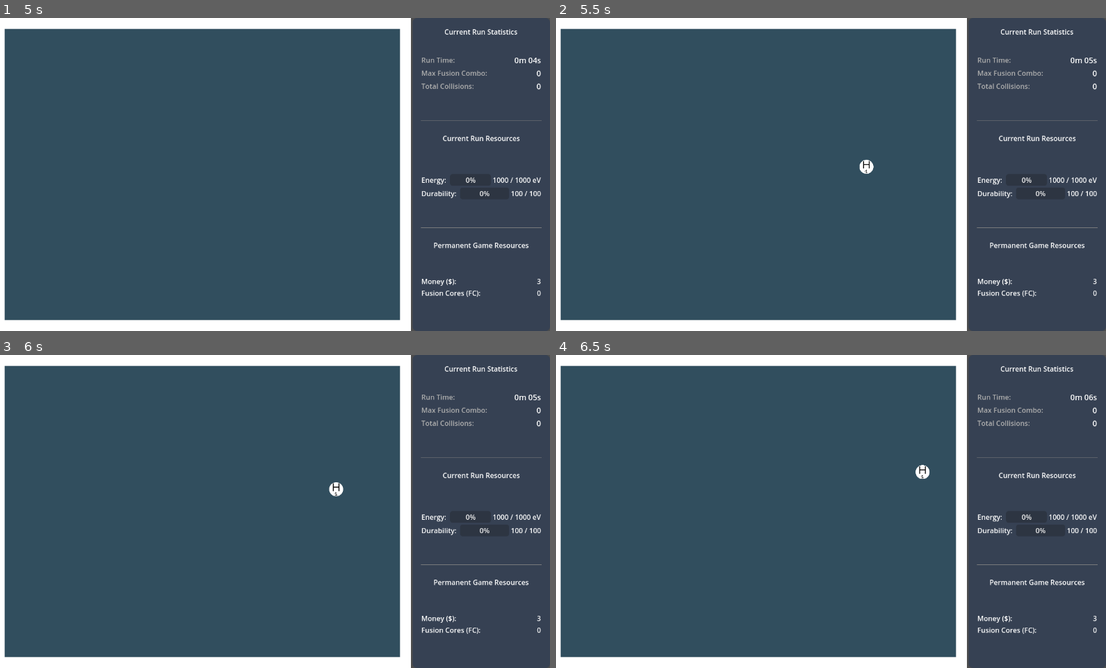
Above: before the commit, frames 1-4 (two rows, left to right).
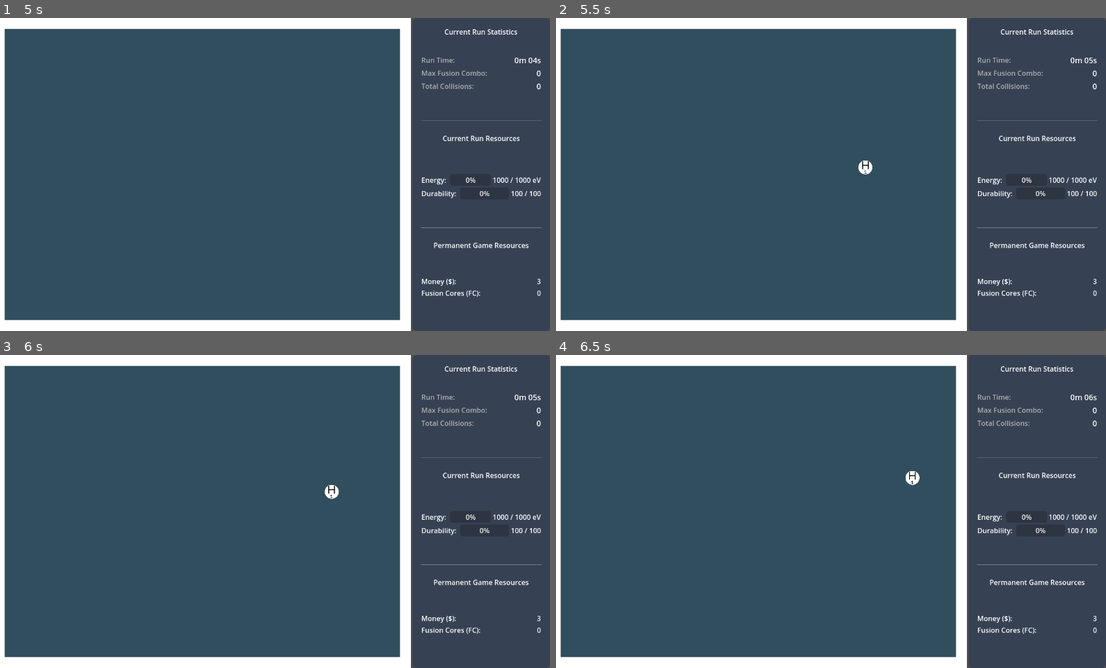
Above: after the commit, the same moments.

Repository: LionelEisenberg/FusionForge
Game: Godot game, scene res://scenes/main/main_game.tscn
Two runs of this game, one before a commit and one after it. Both use one fixed random seed, a clock stepped at 60 frames per second and the inputs below.
Inputs:
- Up to frame 1 (5 s): tap Enter at 0.5, 2, 3.5 s; tap Space at 1.25, 2.75, 4.25 s
- Up to frame 2 (5.5 s): no input
- Up to frame 3 (6 s): no input
- Up to frame 4 (6.5 s): no input

Frame 1 is identical in both runs. In frame 2, less than 0.1% of the frame differs, in the area x 54-58%, y 45-50%; in frame 3, 0.1%; in frame 4, 0.2%, in the area x 63-68%, y 35-42%.

Commit message:
Update to use Momentum instead of kinetic energy

Diff:
--- a/resources/recipes/h_h_to_he.tres
+++ b/resources/recipes/h_h_to_he.tres
@@ -7,8 +7,8 @@
 reactant_1_type = "Hydrogen"
 reactant_2_type = "Hydrogen"
 result_type = "Helium"
-result_mass = 4.002
+result_mass = 4.0
 energy_yield = 100.0
-min_kinetic_energy = 2500.0
+min_momentum = 500.0
 required_temp = 0.0
 metadata/_custom_type_script = "uid://khhhvghjtumq"
--- a/scripts/core/fusion_recipe.gd
+++ b/scripts/core/fusion_recipe.gd
@@ -16,8 +16,8 @@
 @export var result_mass: float = 0.0
 ## Base energy released by this specific fusion reaction (in abstract units).
 @export var energy_yield: float = 100.0
-## Minimum combined kinetic energy the two reactants need to fuse (KE = 0.5 * m * v^2).
-@export var min_kinetic_energy: float = 50.0
+## Minimum combined momentum energy the two reactants need to fuse.
+@export var min_momentum: float = 50.0
 ## Optional: Minimum reactor temperature required (value fetched from GameManager).
 @export var required_temp: float = 0.0
 
--- a/scripts/elements/element.gd
+++ b/scripts/elements/element.gd
@@ -19,7 +19,7 @@
 
 @export var element_type: String = "Hydrogen"
 @export var element_symbol: String = "H"
-@export var element_mass_amu: float = 1.008 : set = set_element_mass_amu
+@export var element_mass_amu: float = 1.0 : set = set_element_mass_amu
 @export var element_base_color: Color = Color.CYAN
 @export var element_size: float = 32.0
 @export var override_velocity: Vector2 = Vector2(0, 0)
@@ -37,7 +37,7 @@
 
 # Arbitrary conversion factor to relate AMU to Godot's physics mass.
 # Adjust this value based on desired physics feel.
-const MASS_UNIT_CONVERSION: float = 10.0
+const MASS_UNIT_CONVERSION: float = 1.0
 const ZERO_VELOCITY_THRESHOLD_SQ: float = 0.01
 
 #-----------------------------------------------------------------------------
@@ -72,8 +72,8 @@
 	modulate = element_base_color
 
 func _physics_process(_delta: float) -> void:
-	var current_acceleration_factor: float = 1.0 # Get this from GameManager/RunManager/UpgradeManager
-	var base_acceleration_magnitude: float = 500.0 # Base value, maybe also from config/manager
+	var current_acceleration_factor: float = GameManager.base_acceleration_factor
+	var base_acceleration_magnitude: float = 25.0 # Base value, maybe also from config/manager
 
 	var acceleration_force_magnitude: float = base_acceleration_magnitude * current_acceleration_factor
 
@@ -110,6 +110,12 @@
 	if is_node_ready():
 		_update_visuals()
 
+#-----------------------------------------------------------------------------
+# Public functions
+#-----------------------------------------------------------------------------
+
+func get_momentum() -> float:
+	return mass * linear_velocity.length()
 
 #-----------------------------------------------------------------------------
 # Property Setters (for updating physics properties when exports change)
@@ -128,7 +134,6 @@
 	# --- Wall Collision ---
 	if body.is_in_group("walls"):
 		hit_wall.emit(self)
-		print(element_type, " hit wall")
 
 	# --- Element Collision ---
 	elif body.is_in_group("elements"):
@@ -138,7 +143,6 @@
 			if element_b:
 				# Emit signal for managers (RunManager/FusionHandler) to check interaction
 				pair_collided.emit(self, element_b)
-				print(element_type, " collided with ", element_b.element_type, " - signaling")
 			else:
 				printerr("Collision body in 'elements' group was not an Element script?")
 
--- a/scripts/elements/element_spawner.gd
+++ b/scripts/elements/element_spawner.gd
@@ -120,9 +120,6 @@
 
 	_spawn_element()
 
-	# print("ElementSpawner: Spawned ", element_type_to_spawn) # Debug print
-
-
 ## Calculates the valid spawn area based on the reactor boundary.
 func _calculate_spawn_rect() -> void:
 	if reactor_walls == null:
@@ -164,9 +161,7 @@
 	var random_y: float = _rng.randf_range(_spawn_rect.position.y, _spawn_rect.end.y)
 	return Vector2(random_x, random_y)
 
-func _spawn_element(element_type_to_spawn : String = "", position : Vector2 = _get_random_spawn_position(), velocity : Vector2 = Vector2.from_angle(_rng.randf_range(0, TAU)) * initial_speed) -> void:
-	print("ElementSpawner:" + element_type_to_spawn)
-
+func _spawn_element(element_type_to_spawn : String = "", spawn_position : Vector2 = _get_random_spawn_position(), spawn_velocity : Vector2 = Vector2.from_angle(_rng.randf_range(0, TAU)) * initial_speed) -> void:
 	# --- Select Element Type ---
 	# TODO: Implement weighted random selection based on unlocked elements/probabilities
 	#       Get this data from UpgradeManager/RunManager/GameManager.
@@ -178,7 +173,6 @@
 		element_type_to_spawn = element_scenes.keys()[0] # Just spawn the first one for now
 
 	var packed_element_scene = element_scenes.get(element_type_to_spawn) as PackedScene
-	print(packed_element_scene)
 	if packed_element_scene == null:
 		printerr("ElementSpawner: PackedScene not found for type: ", element_type_to_spawn)
 		return
@@ -190,9 +184,9 @@
 		return
 
 	# --- Calculate Position & Velocity ---
-	var spawn_position: Vector2 = position
-	var spawn_velocity: Vector2 = velocity
+	#var spawn_position: Vector2 = spawn_position
+	#var spawn_velocity: Vector2 = spawn_velocity
 
 	# --- Initialize & Add ---
-	element_container.add_child(new_element) # Add before initialize? Or after? Usually add first.
+	element_container.call_deferred("add_child", new_element) # Add before initialize? Or after? Usually add first.
 	new_element.initialize(spawn_position, spawn_velocity)
--- a/scripts/run/run.gd
+++ b/scripts/run/run.gd
@@ -72,10 +72,10 @@
 			if child is Element: # Check if the child uses the Element class_name
 				child.linear_velocity = Vector2.ZERO
 				child.angular_velocity = 0.0
-				child.freeze = true
+				child.call_deferred("set_freeze_enabled", true)
 				var collision_shape = child.get_node_or_null("CollisionShape2D") # Assumes this name
 				if collision_shape is CollisionShape2D:
-					collision_shape.disabled = true
+					collision_shape.call_deferred("set_disabled", true)
 				else:
 					printerr("RunScene: Could not find CollisionShape2D child in Element ", child.name, " to disable.")
 				child.set_physics_process(false)
@@ -100,7 +100,7 @@
 	for child in reactor_chamber_instance.get_children():
 		if child is Element and child == element:
 			child.queue_free()
-			reactor_chamber_instance.remove_child(child)
+			reactor_chamber_instance.call_deferred("remove_child", child)
 
 #-----------------------------------------------------------------------------
 # Signal Handlers
--- a/singletons/CollisionManager/collision_manager.gd
+++ b/singletons/CollisionManager/collision_manager.gd
@@ -22,8 +22,8 @@
 @export var base_stability_damage: float = 1.0
 
 # Factors modifying yields based on physics state
-@export var speed_energy_factor: float = 0.01 # Energy scales slightly with speed
-@export var mass_stability_factor: float = 0.2 # Stability damage scales slightly with mass
+@export var speed_energy_factor: float = 0.005 # Energy scales slightly with speed
+@export var mass_stability_factor: float = 0.005 # Stability damage scales slightly with mass
 
 # Path to the folder containing FusionRecipe .tres files
 @export var recipe_folder_path: String = "res://resources/recipes/"
@@ -73,13 +73,12 @@
 	if not is_instance_valid(element):
 		return
 
-	# Calculate energy yield (base + bonus for speed)
-	var speed = element.linear_velocity.length()
-	var energy = base_wall_collision_energy + (speed * speed_energy_factor)
+	# Calculate energy yield (base + bonus for momentum)
+	var energy = base_wall_collision_energy + (element.get_momentum() * speed_energy_factor)
 	energy_yielded.emit(energy)
 
-	# Calculate stability damage (base + bonus for mass)
-	var damage = base_stability_damage + (element.element_mass_amu * mass_stability_factor)
+	# Calculate stability damage (base + bonus for momentum)
+	var damage = base_stability_damage + (element.get_momentum() * mass_stability_factor)
 	stability_decreased.emit(damage)
 
 	# Notify RunManager
@@ -94,16 +93,11 @@
 
 ## Checks if conditions for fusion are met for two elements. Returns recipe if true, null otherwise.
 func _check_fusion_conditions(e1: Element, e2: Element) -> FusionRecipe:
-	# Calculate combined kinetic energy (0.5 * m * v^2)
-	var ke1 = 0.5 * e1.mass * e1.linear_velocity.length_squared()
-	var ke2 = 0.5 * e2.mass * e2.linear_velocity.length_squared()
-	var combined_ke = ke1 + ke2
-
-	print(e1.mass, e1.linear_velocity.length_squared(), e2.mass, e2.linear_velocity.length_squared())
+	var combined_momentum = e1.get_momentum() + e2.get_momentum()
 
 	for recipe in fusion_recipes:
 		if recipe.reactants_match(e1.element_type, e2.element_type):
-			if combined_ke >= recipe.min_kinetic_energy:
+			if combined_momentum >= recipe.min_momentum:
 				return recipe
 
 	return null
--- a/singletons/RunManager.gd/run_manager.gd
+++ b/singletons/RunManager.gd/run_manager.gd
@@ -74,7 +74,7 @@
 	run_stats_updated.emit(get_run_stats()) # Direct emit
 	fusion_combo_updated.emit(current_fusion_combo_multiplier)
 
-func _on_fusion_processed(_e1 : Element, _e2 : Element, result_element_data : Element) -> void:
+func _on_fusion_processed(_e1 : Element, _e2 : Element, result_element_data : Dictionary) -> void:
 	_register_fusion_for_combo()
 	_update_heaviest_element(result_element_data.mass)
 
